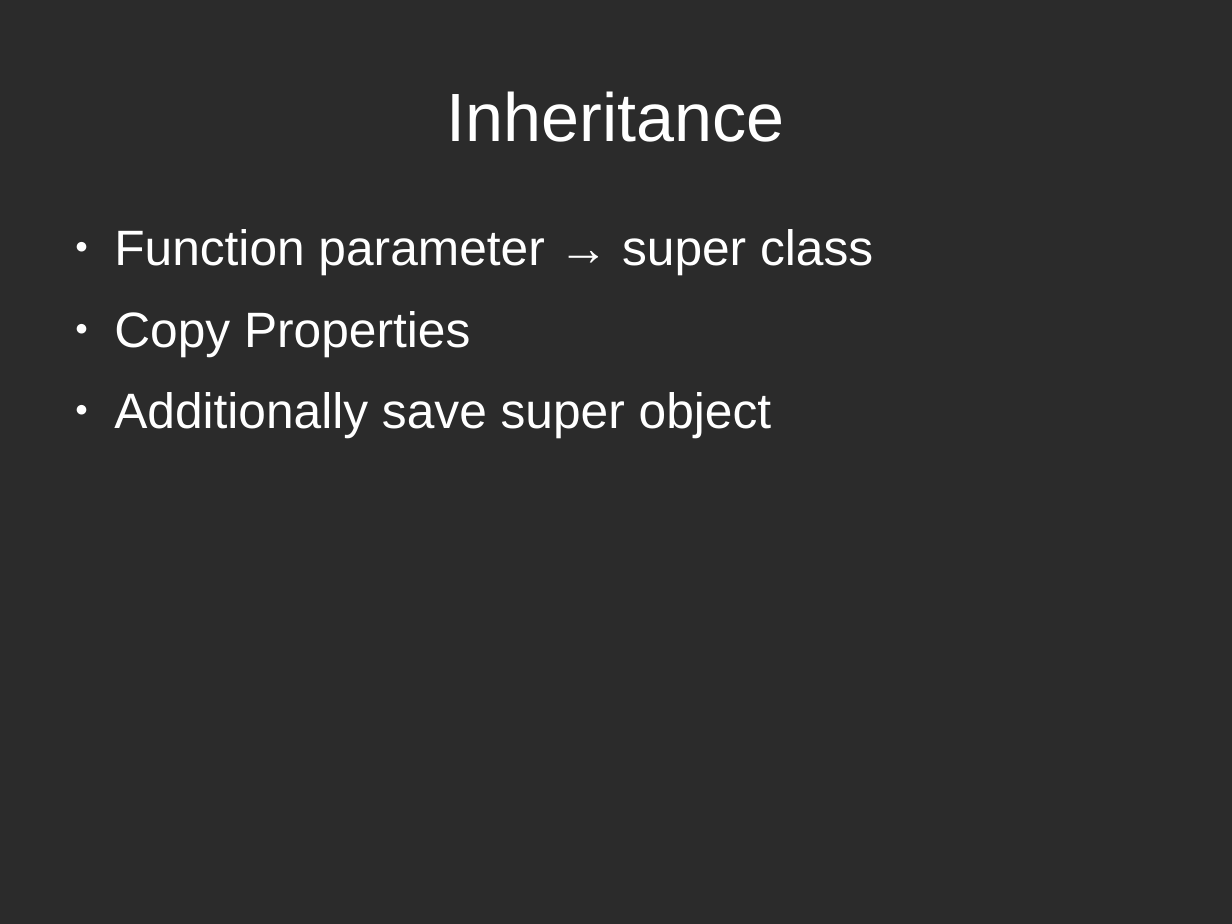
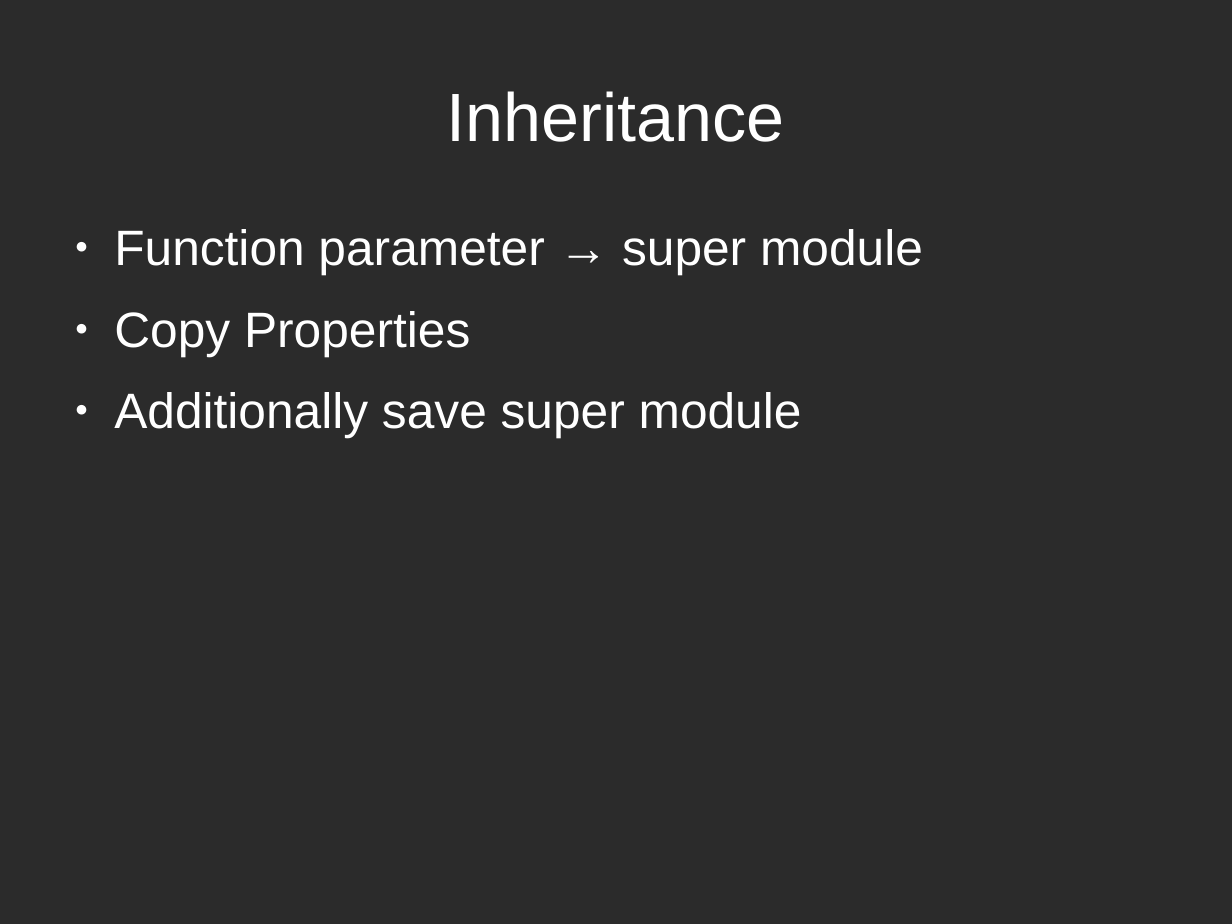
Before and after one commit to sattler/javascript-seminar-2015, a slide deck: slide 15 of presentation/Presentation.odp (slide 16 before the commit). Drawn at 1232x924 pixels with LibreOffice and Linux fonts; fonts in the diff are those of the drawing; background and template pictures are left out; a plain dark background stands for a picture behind light text. Boxes give left, top, right and bottom in pixels: in the first picture for what was removed or moved away, otherwise in the second. Text is boxed around its words. In the diff, an @@ line names an element or a change of style, - is before the commit and + after.

```diff
--- a/presentation/Presentation.odp
+++ b/presentation/Presentation.odp
@@ text at [114, 229, 923, 275]: text changed @@
-● Function parameter → super class
+● Function parameter → super module
@@ text at [114, 392, 802, 438]: text changed @@
-● Additionally save super object
+● Additionally save super module
```
Also in this commit, not shown: 11 other slides changed, 1 slide added, 1 slide removed.
